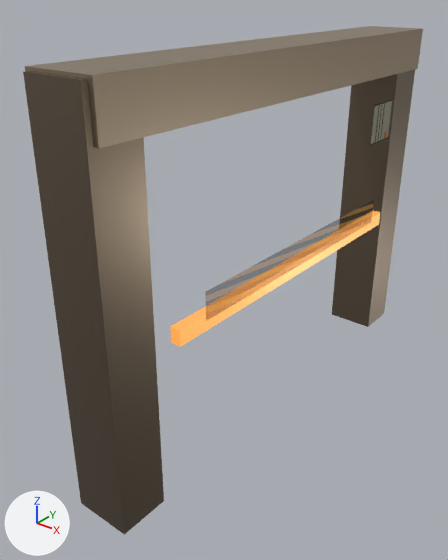
Two versions of the glTF model public/assets/models/environments/refinery-bulkhead-lod2.glb, one commit apart.
The view is the same before and after, from a camera (50 mm lens) standing at (2.6, -3.85, 3.32) and looking at (-0.2, -0.36, 1.15). Every picture has the same lights, and +X, +Y and +Z are marked at lower left. The first picture is the older version. Where no turn or scale is listed for an object, it has been applied to the vertices.

Names of what the first picture shows: 'p28-b6-refinery-route-detail-atlas-bulkhead', 'refinery-bulkhead-cap', 'refinery-bulkhead-hazard', 'refinery-bulkhead-left', 'refinery-bulkhead-right'.
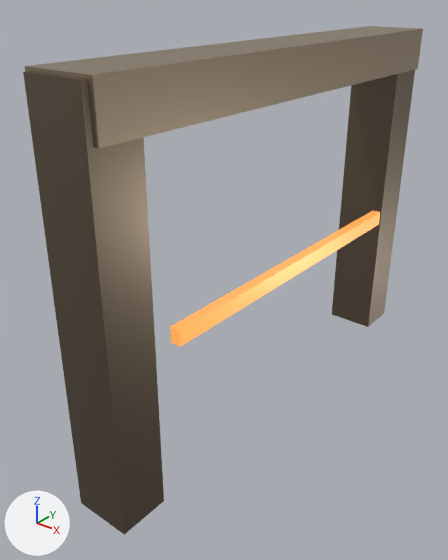
Where the change shows, as pixel boxes (x1, y1, x2, y2) in the pictures (448 x 560 px):
'p28-b6-refinery-route-detail-atlas-bulkhead', deleted: before (206, 99, 393, 321)

The change, as a diff of the scene's bpy script:
```diff
--- a/public/assets/models/environments/refinery-bulkhead-lod2.glb.py
+++ b/public/assets/models/environments/refinery-bulkhead-lod2.glb.py
@@ ob_p28_b6_refinery_route_detail_atlas_bulkhead @@
-ob_p28_b6_refinery_route_detail_atlas_bulkhead = bpy.data.objects.new('p28-b6-refinery-route-detail-atlas-bulkhead', me_p28_b6_refinery_route_detail_atlas)
-ob_p28_b6_refinery_route_detail_atlas_bulkhead.location = (0.0, 0.0, 0.0)
```
